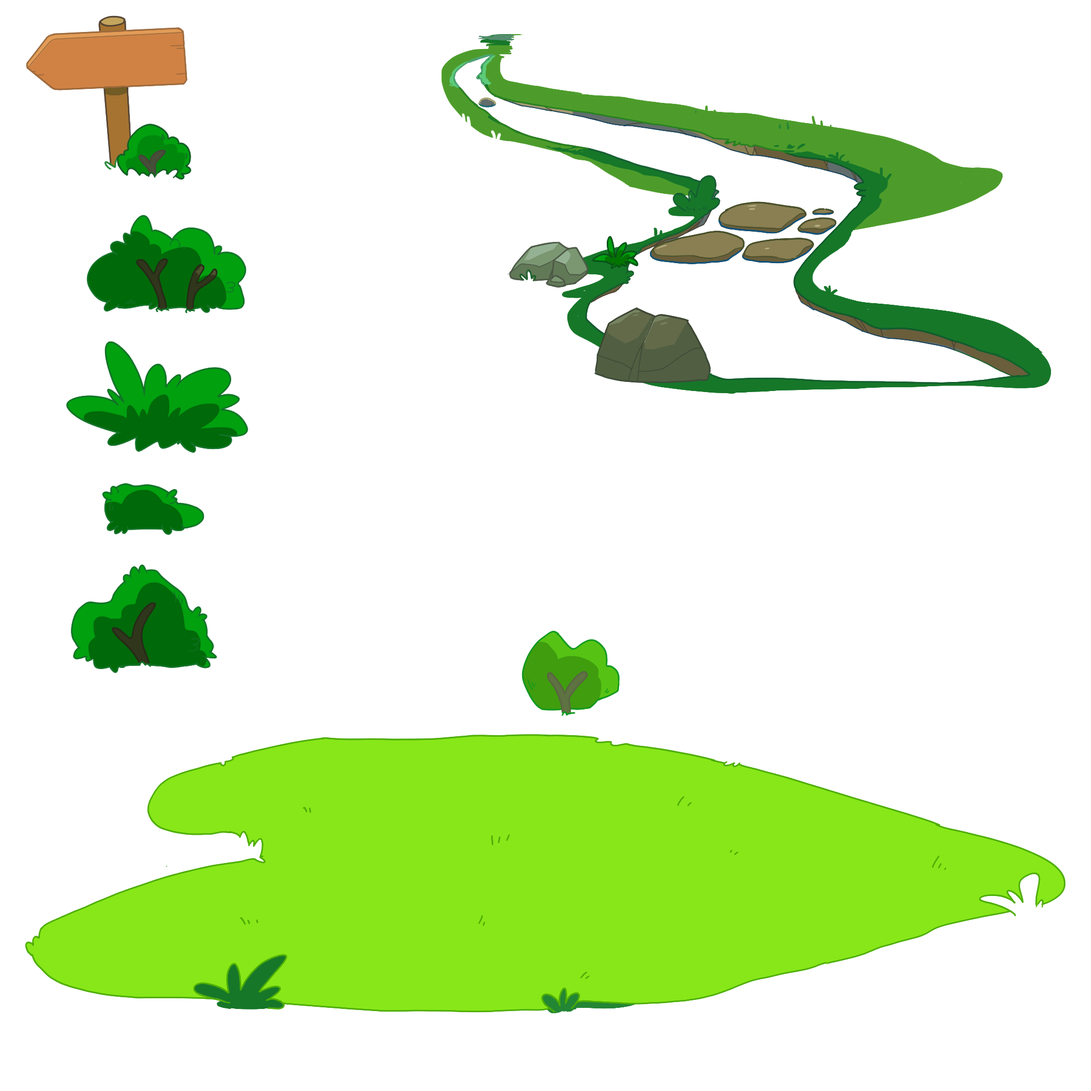
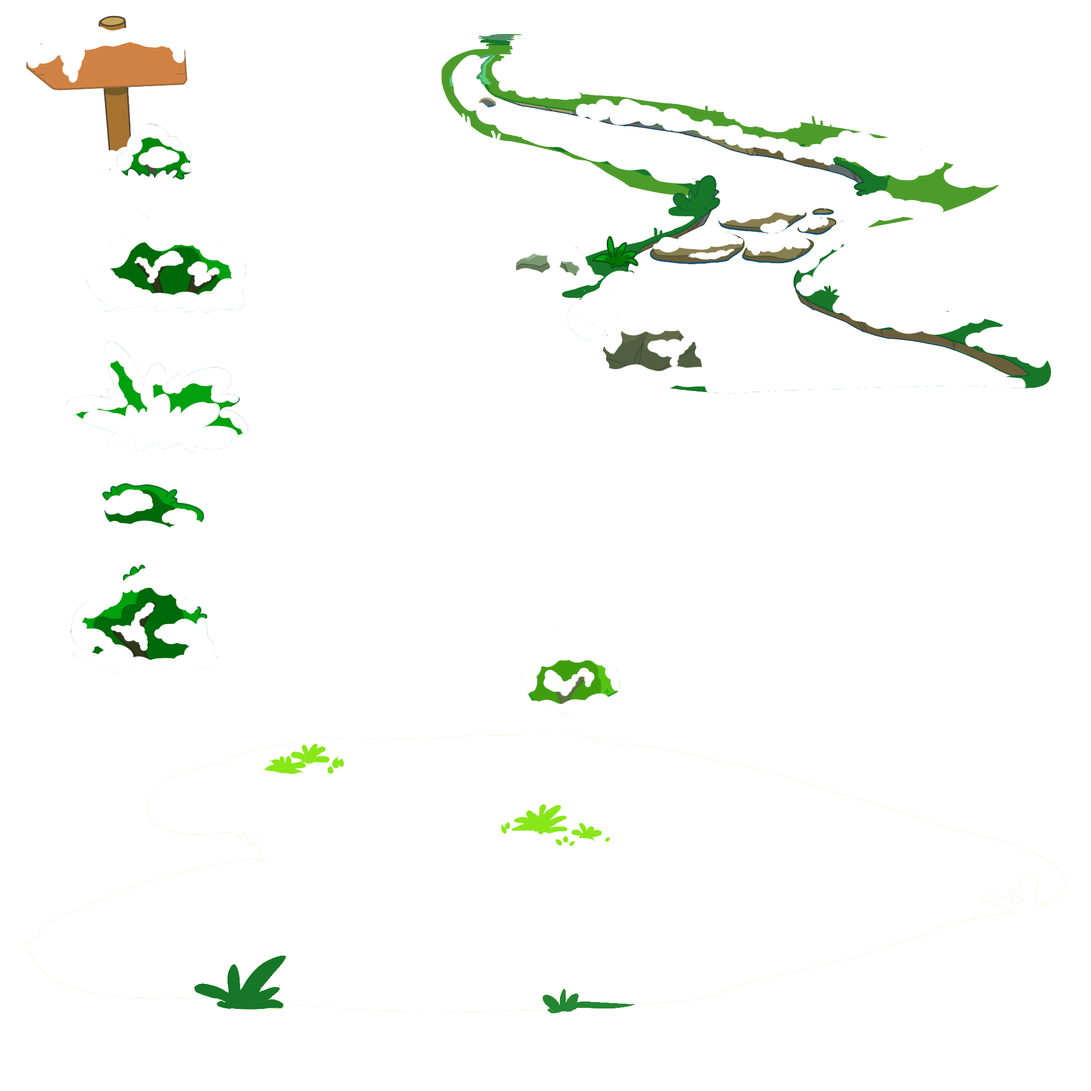
Layer changes from the first 1091 x 1091 image to the second:
added layer "Layer 123" in group "Cover Bush" over [86, 214, 247, 314]
added layer "Layer 119" in group "Cover Bush" over [66, 341, 249, 454]
added layer "Layer 121" in group "Cover Bush" over [103, 489, 202, 536]
added layer "Layer 122" in group "Cover Bush" over [70, 564, 217, 674]
added layer "Layer 116" in group "River" over [451, 54, 1049, 394]
added layer "Layer 120" in group "Grassland" over [521, 631, 620, 717]
hid "Layer 20" over [25, 734, 1067, 1014]
added layer "Layer 115" in group "Grassland" over [25, 734, 1066, 1013]
added layer "Layer 118" in group "Roar Notice" over [116, 123, 192, 174]
added layer "Layer 117" in group "Roar Notice" over [27, 26, 187, 170]
